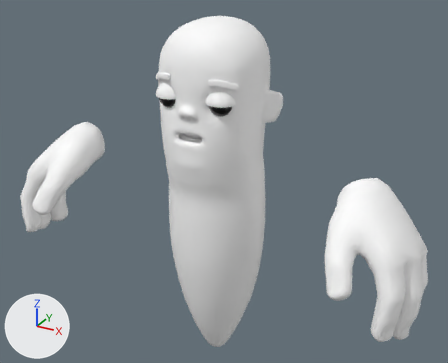
The FBX model models/citizenworm.fbx, before and after one commit.
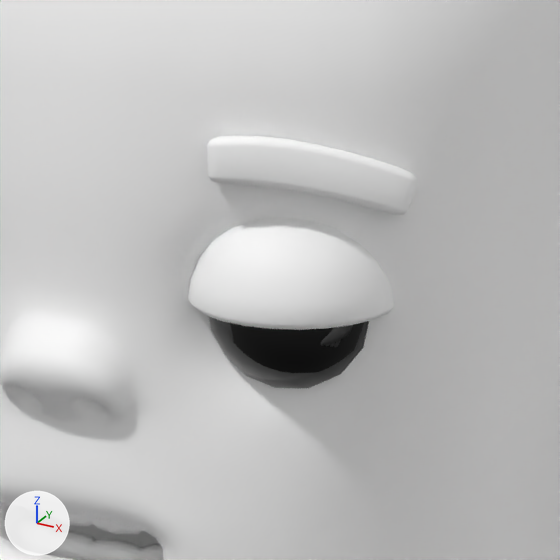
The first picture shows the older version from a 50 mm camera at (0.884, -1.597, 1.101) aimed at (0.03, -0.045, 0.325). The close-ups show both versions on the part from 40% to 58% of the width and 17% to 39% of the height of that picture; other places that the commit changed are outside them. Arrows for +X, +Y and +Z are at lower left; the lights stay in place. Where no turn or scale is listed for an object, it has been applied to the vertices.

The scene before the commit, as lines of its bpy script (objects in view):
```python
me_mesh = bpy.data.meshes.new('Mesh')
me_mesh.from_pydata(...)  # 4405 vertices, 7894 faces; spans x -0.2..0.2, y -0.214..0.131, z 0.684..1.821
# faces by material slot: [6326, 960, 608]
me_mesh.materials.append(mat_phong1)  # its picture is missing
me_mesh.materials.append(mat_citizen_eyes)  # white #ffffff
me_mesh.materials.append(mat_citizen_eyeao)  # black #000000
ob_citizenworm = bpy.data.objects.new('CitizenWorm', me_mesh)
ob_citizenworm.location = (0.0, 0.0, -1.0)
```
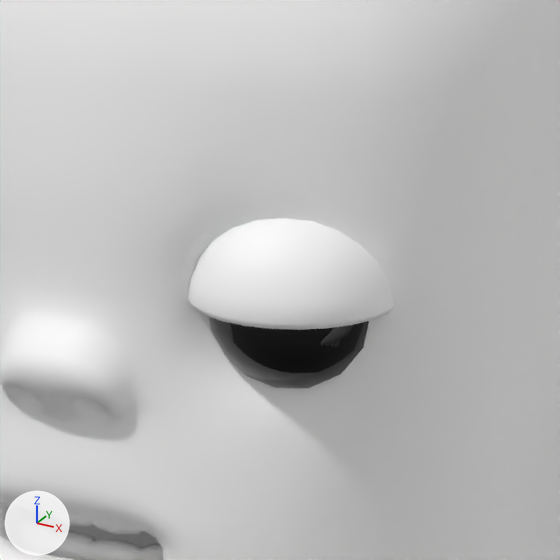
What the commit changed:
me_mesh has 4405 vertices, 7894 faces and spans x -0.2..0.2, y -0.214..0.131, z 0.684..1.821.
me_mesh is used by ob_citizenworm; location (0.0, 0.0, -1.0).
me_mesh part 1: the loose piece of 96 vertices spanning x 0.061..0.133, y -0.194..-0.147, z 1.652..1.684 is deleted.

What differs and where, as boxes [x1, y1, x2, y2] in the close-ups (560 x 560 px):
part 1 of me_mesh, deleted
    before: [207, 135, 417, 215]
